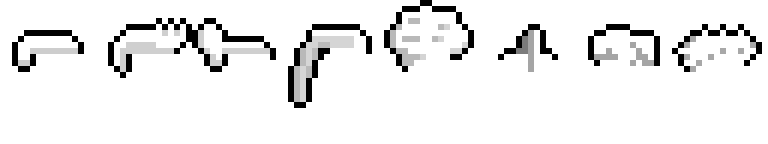
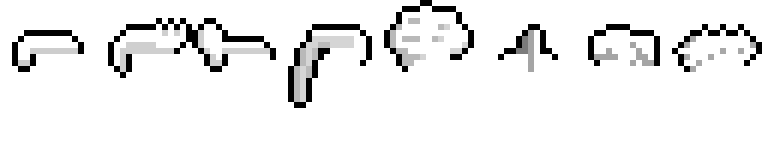
Revision of a layered 768x144 image; what changed, layer by layer:
painted on "Hair4" over [360, 54, 372, 66]
